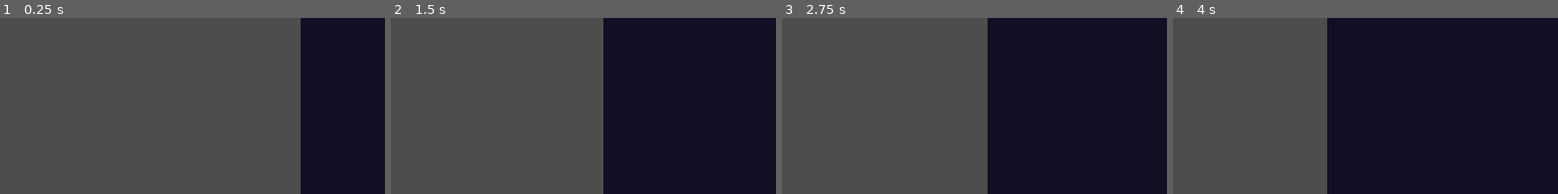
Above: before the commit, frames 1-4 (left to right).
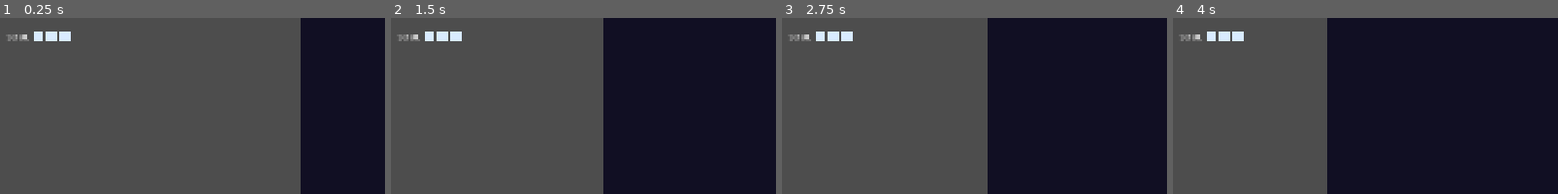
Above: after the commit, the same moments.

Repository: Memai2023/LostLittleGhost2.0
Game: Godot game, scene res://scenes/main.tscn
The game is run twice, just before and just after one commit, with the same random seed, the same clock (stepped at 60 frames per second) and the same inputs.
Inputs:
- Up to frame 1 (0.25 s): no input
- Up to frame 2 (1.5 s): hold D (move_right) from 0.53 s (still down); tap Space (jump) at 0.77 s
- Up to frame 3 (2.75 s): tap Space (jump) at 1.52 s; release D (move_right) at 2.03 s; hold A (move_left) from 2.03 s (still down)
- Up to frame 4 (4 s): release A (move_left) at 2.78 s; hold D (move_right) from 2.78 s (still down); tap Space (jump) at 3.02, 3.77 s
The pictures show only the part of the screen within x 0-50%, y 0-50%; the shares and areas given below are measured in that part.

The runs differ from the first frame. In frame 1, 0.6% of the frame differs, in the area x 2-19%, y 7-14%; in frame 2, 0.6%; in frame 3, 0.6%; in frame 4, 0.6%.

Commit message:
Add SOUL corruption and HUD

Diff:
--- a/scenes/enemies/ghost_hunter.tscn
+++ b/scenes/enemies/ghost_hunter.tscn
@@ -11,6 +11,15 @@
 script = ExtResource("1")
 
 [node name="CollisionShape2D" type="CollisionShape2D" parent="."]
+position = Vector2(0, -35)
+shape = SubResource("RectangleShape2D_1")
+
+[node name="Hurtbox" type="Area2D" parent="."]
+collision_layer = 0
+collision_mask = 2
+monitorable = false
+
+[node name="CollisionShape2D" type="CollisionShape2D" parent="Hurtbox"]
 position = Vector2(0, -35)
 shape = SubResource("RectangleShape2D_1")
 
--- a/scenes/main.tscn
+++ b/scenes/main.tscn
@@ -1,7 +1,8 @@
-[gd_scene load_steps=3 format=3]
+[gd_scene load_steps=4 format=3]
 
 [ext_resource type="PackedScene" path="res://scenes/levels/test_level.tscn" id="1"]
 [ext_resource type="PackedScene" path="res://scenes/player/player.tscn" id="2"]
+[ext_resource type="PackedScene" path="res://scenes/ui/hud.tscn" id="3"]
 
 [node name="Main" type="Node2D"]
 
@@ -9,3 +10,5 @@
 
 [node name="Player" parent="." instance=ExtResource("2")]
 position = Vector2(200, 850)
+
+[node name="HUD" parent="." instance=ExtResource("3")]
--- a/scenes/player/player.tscn
+++ b/scenes/player/player.tscn
@@ -22,3 +22,10 @@
 enabled = true
 position_smoothing_enabled = true
 position_smoothing_speed = 5.0
+
+[node name="ImmunityTimer" type="Timer" parent="."]
+wait_time = 1.0
+one_shot = true
+
+[node name="HitFlashTimer" type="Timer" parent="."]
+wait_time = 0.1
--- /dev/null
+++ b/scenes/ui/hud.tscn
@@ -0,0 +1,36 @@
+[gd_scene load_steps=2 format=3]
+
+[ext_resource type="Script" path="res://scripts/ui/hud.gd" id="1"]
+
+[node name="HUD" type="CanvasLayer"]
+script = ExtResource("1")
+
+[node name="Margin" type="MarginContainer" parent="."]
+offset_left = 24.0
+offset_top = 24.0
+offset_right = 300.0
+offset_bottom = 64.0
+theme_override_constants/margin_left = 8
+theme_override_constants/margin_top = 8
+theme_override_constants/margin_right = 8
+theme_override_constants/margin_bottom = 8
+
+[node name="SoulRow" type="HBoxContainer" parent="Margin"]
+theme_override_constants/separation = 10
+
+[node name="SoulLabel" type="Label" parent="Margin/SoulRow"]
+text = "SOUL"
+theme_override_colors/font_color = Color(1, 1, 1, 1)
+theme_override_font_sizes/font_size = 20
+
+[node name="Heart1" type="ColorRect" parent="Margin/SoulRow"]
+custom_minimum_size = Vector2(24, 24)
+color = Color(0.85, 0.92, 1, 1)
+
+[node name="Heart2" type="ColorRect" parent="Margin/SoulRow"]
+custom_minimum_size = Vector2(24, 24)
+color = Color(0.85, 0.92, 1, 1)
+
+[node name="Heart3" type="ColorRect" parent="Margin/SoulRow"]
+custom_minimum_size = Vector2(24, 24)
+color = Color(0.85, 0.92, 1, 1)
--- a/scripts/enemies/ghost_hunter.gd
+++ b/scripts/enemies/ghost_hunter.gd
@@ -27,6 +27,7 @@
 	_build_flashlight_cone()
 	$Visuals/FlashlightPivot/DetectionArea.body_entered.connect(_on_detection_area_body_entered)
 	$Visuals/FlashlightPivot/DetectionArea.body_exited.connect(_on_detection_area_body_exited)
+	$Hurtbox.body_entered.connect(_on_hurtbox_body_entered)
 
 
 func _physics_process(delta: float) -> void:
@@ -78,6 +79,8 @@
 	player_in_cone = true
 	player_spotted.emit()
 	_set_debug_cone_color(true)
+	if body.has_method("take_corruption"):
+		body.take_corruption()
 
 
 func _on_detection_area_body_exited(body: Node2D) -> void:
@@ -88,6 +91,13 @@
 	_set_debug_cone_color(false)
 
 
+func _on_hurtbox_body_entered(body: Node2D) -> void:
+	if not body.is_in_group("player"):
+		return
+	if body.has_method("take_corruption"):
+		body.take_corruption()
+
+
 # ---------------------------------------------------------------------------
 # TEMPORARY DEBUG FEEDBACK
 # Changes the cone's color while the player is inside it, purely so
--- a/scripts/player/player.gd
+++ b/scripts/player/player.gd
@@ -1,4 +1,7 @@
 extends CharacterBody2D
+
+signal soul_changed(current_soul: int, max_soul: int)
+signal soul_depleted
 
 @export var move_speed: float = 320.0
 @export var acceleration: float = 1800.0
@@ -6,10 +9,20 @@
 @export var jump_velocity: float = -420.0
 @export var gravity: float = 900.0
 @export var max_fall_speed: float = 500.0
+@export var hit_immunity_duration: float = 1.0
 
 const MAX_JUMPS := 2
+const MAX_SOUL := 3
 
 var jump_count := 0
+var soul: int = MAX_SOUL
+var is_immune: bool = false
+
+
+func _ready() -> void:
+	$ImmunityTimer.wait_time = hit_immunity_duration
+	$ImmunityTimer.timeout.connect(_on_immunity_timer_timeout)
+	$HitFlashTimer.timeout.connect(_on_hit_flash_timer_timeout)
 
 
 func _physics_process(delta: float) -> void:
@@ -42,3 +55,37 @@
 		velocity.x = move_toward(velocity.x, direction * move_speed, acceleration * delta)
 	else:
 		velocity.x = move_toward(velocity.x, 0.0, deceleration * delta)
+
+
+# Central entry point for any hazard that should corrupt the player's SOUL.
+# Ignored while immune or once SOUL has already reached zero.
+func take_corruption(amount: int = 1) -> void:
+	if is_immune or soul <= 0:
+		return
+
+	soul = max(soul - amount, 0)
+	soul_changed.emit(soul, MAX_SOUL)
+
+	if soul <= 0:
+		soul_depleted.emit()
+		# TEMPORARY DEBUG: remove once Evil Ghost transformation / game over exists.
+		print("SOUL depleted — Little Ghost has become an Evil Ghost (debug placeholder).")
+
+	_start_immunity()
+
+
+func _start_immunity() -> void:
+	is_immune = true
+	$HitFlashTimer.start()
+	$ImmunityTimer.start()
+
+
+func _on_immunity_timer_timeout() -> void:
+	is_immune = false
+	$HitFlashTimer.stop()
+	$Body.modulate.a = 1.0
+
+
+# Temporary hit feedback: blinks the player semi-transparent while immune.
+func _on_hit_flash_timer_timeout() -> void:
+	$Body.modulate.a = 0.4 if $Body.modulate.a >= 1.0 else 1.0
--- /dev/null
+++ b/scripts/ui/hud.gd
@@ -0,0 +1,37 @@
+extends CanvasLayer
+
+const HEART_COLOR_PURE := Color(0.85, 0.92, 1, 1)
+const HEART_COLOR_CORRUPTED := Color(0.5, 0.15, 0.55, 1)
+
+@onready var hearts: Array[ColorRect] = [
+	$Margin/SoulRow/Heart1,
+	$Margin/SoulRow/Heart2,
+	$Margin/SoulRow/Heart3,
+]
+
+var player: Node = null
+
+
+func _ready() -> void:
+	player = get_tree().get_first_node_in_group("player")
+	if player == null:
+		return
+
+	player.soul_changed.connect(_on_player_soul_changed)
+	player.soul_depleted.connect(_on_player_soul_depleted)
+
+	_update_hearts(player.soul)
+
+
+func _on_player_soul_changed(current_soul: int, _max_soul: int) -> void:
+	_update_hearts(current_soul)
+
+
+func _on_player_soul_depleted() -> void:
+	# TEMPORARY DEBUG: remove once a real Evil Ghost / game-over flow exists.
+	print("HUD: SOUL depleted — all Spirit Hearts corrupted (debug placeholder).")
+
+
+func _update_hearts(current_soul: int) -> void:
+	for i in hearts.size():
+		hearts[i].color = HEART_COLOR_PURE if i < current_soul else HEART_COLOR_CORRUPTED
Not shown, added: scripts/ui/hud.gd.uid
